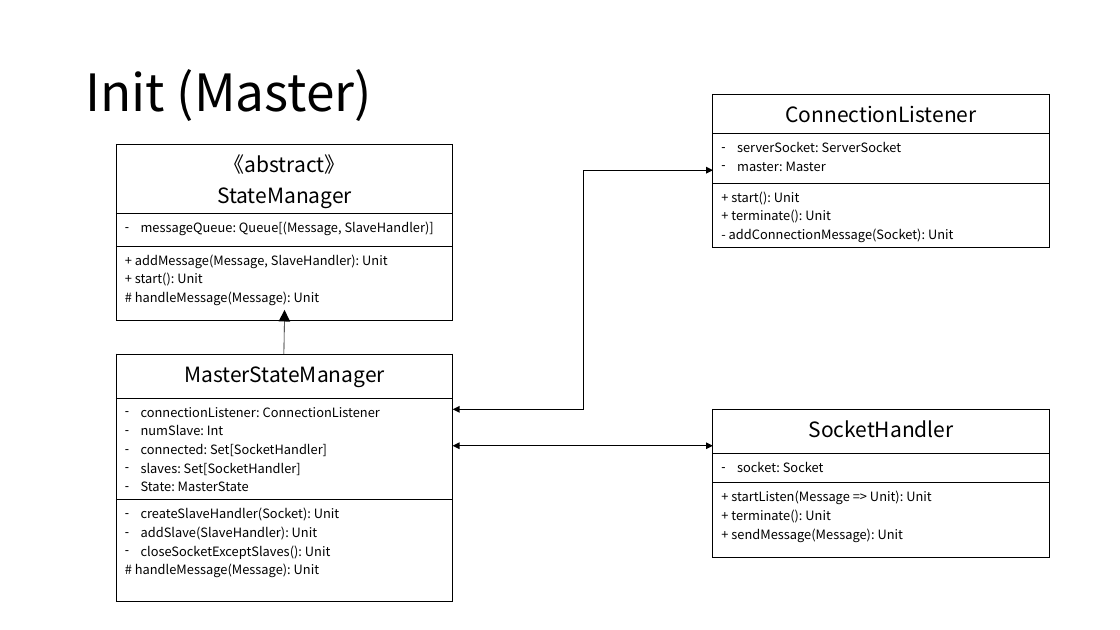
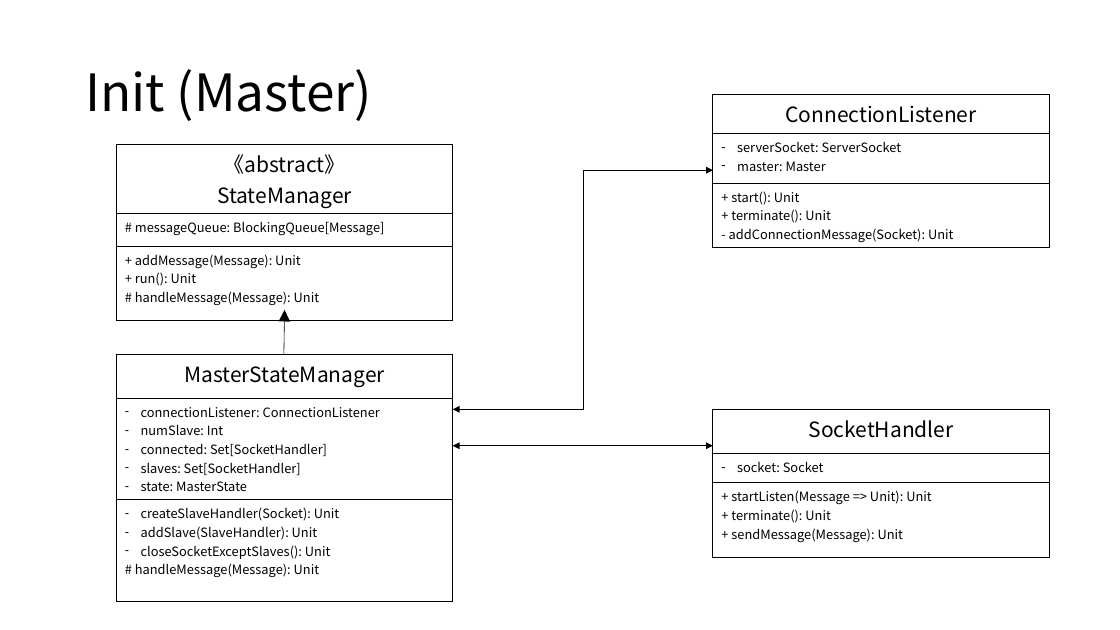
Before and after one commit to Eyebrowmoon/CS490, a slide deck: slide 21 of project.pptx. Drawn at 1120x630 pixels with LibreOffice and Linux fonts; fonts in the diff are those of the drawing. Boxes give left, top, right and bottom in pixels: in the first picture for what was removed or moved away, otherwise in the second. Text is boxed around its words. In the diff, an @@ line names an element or a change of style, - is before the commit and + after.

Commit message:
ConnectionListener done

```diff
--- a/project.pptx
+++ b/project.pptx
@@ table at [117,145,453,310] @@
-row 2, column 1: messageQueue: Queue[(Message, SlaveHandler)]
+row 2, column 1: # messageQueue: BlockingQueue[Message]
-row 3, column 1: + addMessage(Message, SlaveHandler): Unit / + start(): Unit / # handleMessage(Message): Unit
+row 3, column 1: + addMessage(Message): Unit / + run(): Unit / # handleMessage(Message): Unit
@@ table at [117,355,453,582] @@
-row 2, column 1: connectionListener: ConnectionListener / numSlave: Int / connected: Set[SocketHandler] / slaves: Set[SocketHandler] / State: MasterState
+row 2, column 1: connectionListener: ConnectionListener / numSlave: Int / connected: Set[SocketHandler] / slaves: Set[SocketHandler] / state: MasterState
```
Also in this commit, not shown: 3 other slides changed, 8 other files.
